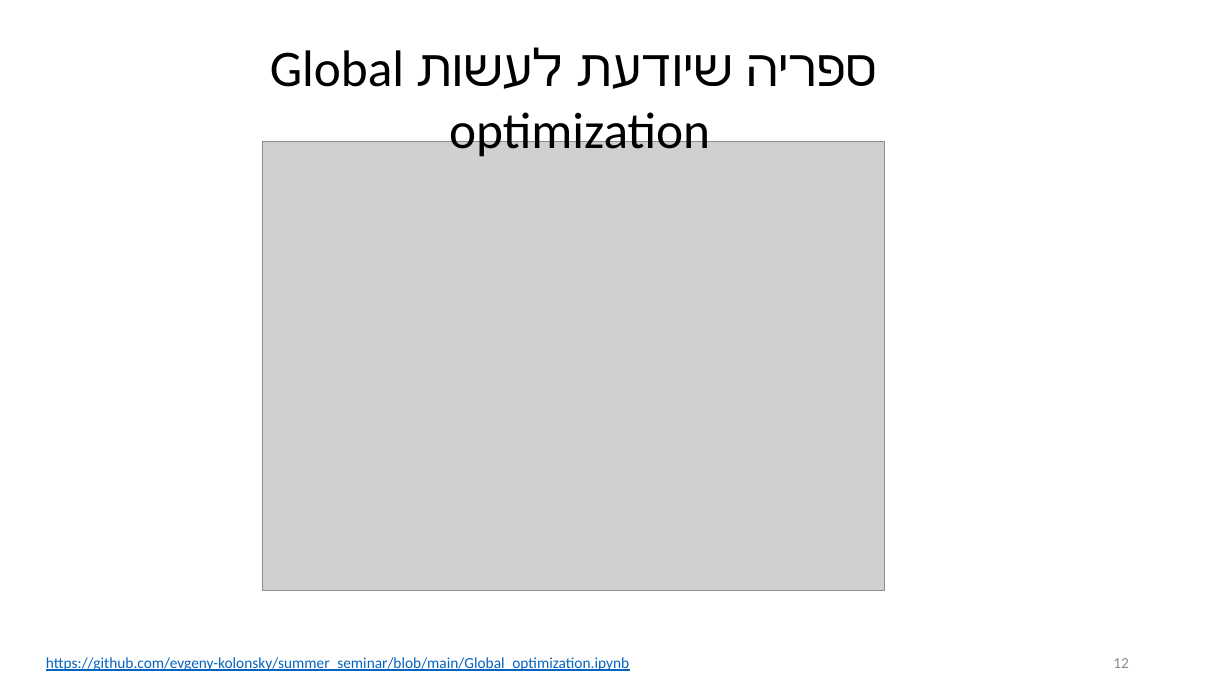
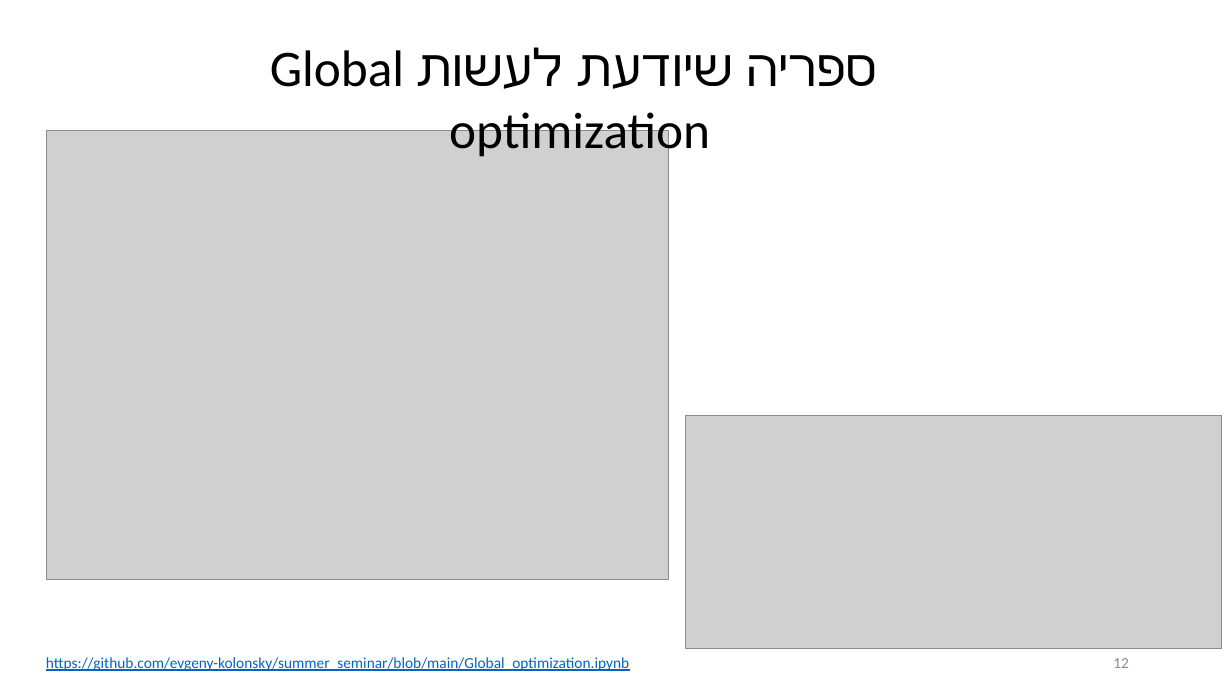
Before and after one commit to evgeny-kolonsky/summer_seminar, a slide deck: slide 12 of slides3.pptx. Drawn at 1232x693 pixels with LibreOffice and Linux fonts; fonts in the diff are those of the drawing; grey boxes stand for pictures. Boxes give left, top, right and bottom in pixels: in the first picture for what was removed or moved away, otherwise in the second. Text is boxed around its words. In the diff, an @@ line names an element or a change of style, - is before the commit and + after.

```diff
--- a/slides3.pptx
+++ b/slides3.pptx
@@ picture: place and size @@
-picture at (262,141,884,591)
+picture at (46,130,668,579)
@@ picture added at (686,415,1222,648) @@
```
Also in this commit, not shown: 3 other slides changed, 1 slide added, 1 slide removed.
